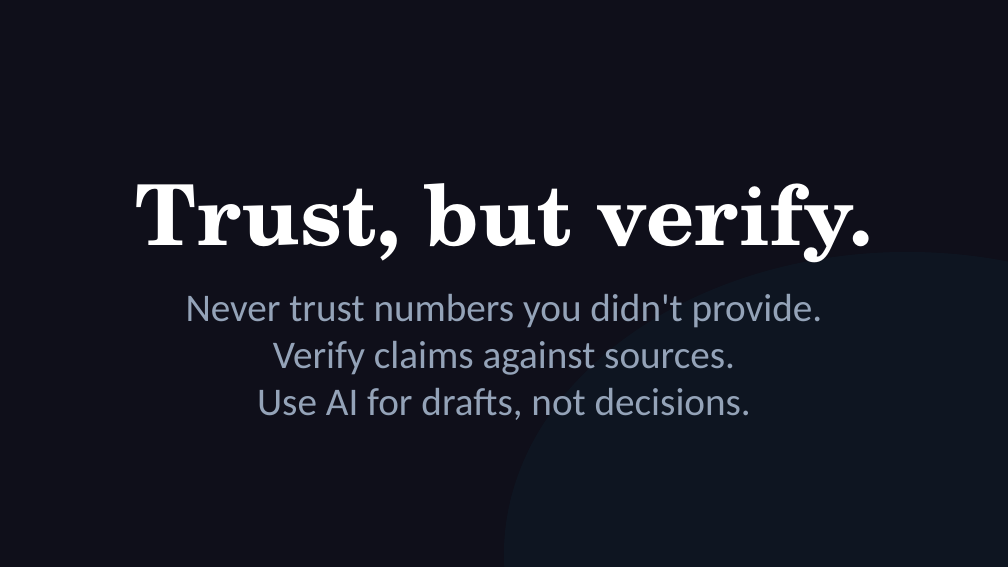
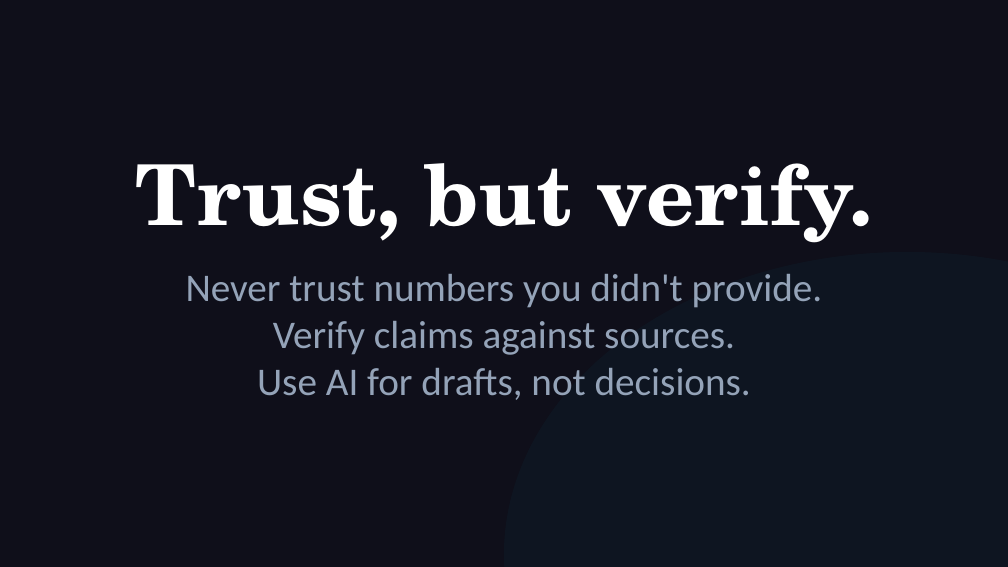
Before and after one commit to michaelengland/ai-best-practices, a slide deck: slide 48 of Getting-Agents-to-Give-Up-Their-Secrets.pptx. Drawn at 1008x567 pixels with LibreOffice and Linux fonts; fonts in the diff are those of the drawing. Boxes give left, top, right and bottom in pixels: in the first picture for what was removed or moved away, otherwise in the second. Text is boxed around its words. In the diff, an @@ line names an element or a change of style, - is before the commit and + after.

```diff
--- a/Getting-Agents-to-Give-Up-Their-Secrets.pptx
+++ b/Getting-Agents-to-Give-Up-Their-Secrets.pptx
@@ text "Trust, but verify.": place and size @@
-text "Trust, but verify." at [135, 183, 873, 263]
+text "Trust, but verify." at [135, 163, 873, 243]
@@ text "Never trust numbers you didn't ...": place and size @@
-text "Never trust numbers you didn't ..." at [186, 294, 823, 420]
+text "Never trust numbers you didn't ..." at [186, 274, 823, 400]
```
Also in this commit, not shown: 5 other slides changed, 1 other file.
